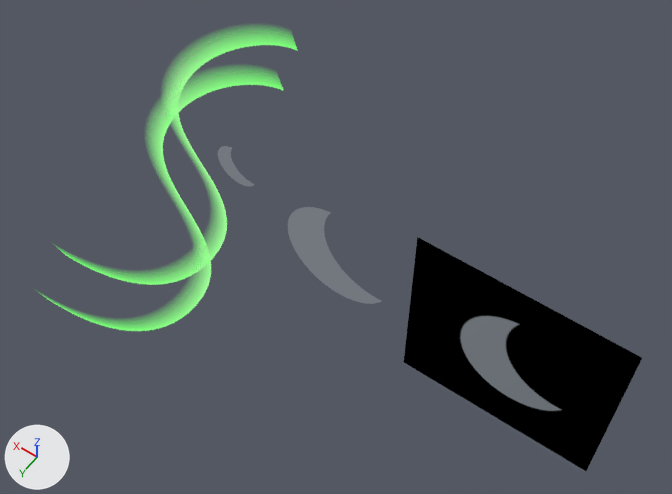
What one commit did to the Blender file src/images/aurora-icon.blend.
One viewpoint serves both versions: a 50 mm camera at (-0.98, 2.16, 3.95) aimed at (0.59, -0.03, 0.51). Arrows for +X, +Y and +Z are at lower left; the lights stay in place.

The older version as bpy lines, for what is in view:
```python
ob_aurora_borealis = bpy.data.objects.new('Aurora Borealis', cu_béziercurve_001)
ob_aurora_borealis.location = (1.41, 0.0, 0.518)
ob_aurora_borealis.rotation_euler = (0.0, 0.286, 1.571)  # degrees (0, 16, 90)
ob_aurora_borealis.scale = (0.305, 0.305, 0.305)
ob_aurora_borealis_ii = bpy.data.objects.new('Aurora Borealis II', cu_béziercurve_001)
ob_aurora_borealis_ii.location = (1.484, -0.22, 0.594)
ob_aurora_borealis_ii.rotation_euler = (0.0, 0.286, 1.571)  # degrees (0, 16, 90)
ob_aurora_borealis_ii.scale = (0.305, 0.305, 0.305)
ob_moon = bpy.data.objects.new('Moon', cu_curve)
ob_moon.location = (0.09, 0.0, -0.043)
ob_moon.rotation_euler = (1.571, 0.0, 0.0)  # degrees (90, 0, 0)
ob_moon.scale = (36.6, 36.6, 36.6)
ob_moon_png = bpy.data.objects.new('Moon PNG', me_clearsky_night)
ob_moon_png.location = (-0.351, 0.0, 0.431)
ob_moon_png.rotation_euler = (1.571, 0.0, 0.0)  # degrees (90, 0, 0)
ob_small_moon = bpy.data.objects.new('Small Moon', cu_curve_001)
ob_small_moon.location = (1.149, 0.0, 0.726)
ob_small_moon.rotation_euler = (1.571, 0.0, 0.0)  # degrees (90, 0, 0)
ob_small_moon.scale = (14.5, 14.5, 14.5)
```
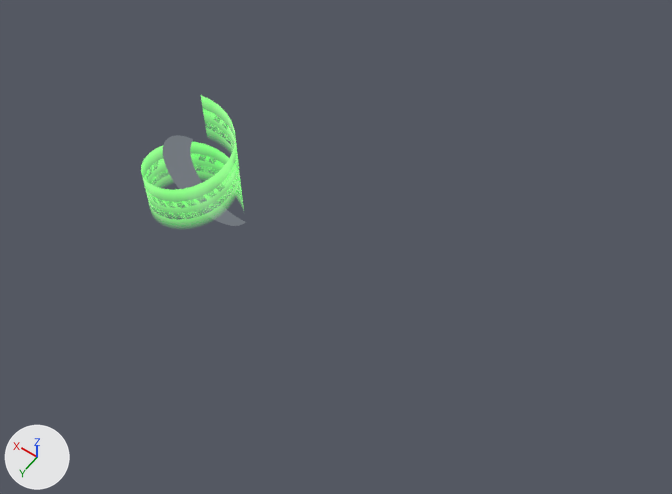
Commit message: New Aurora icons
Hoping these blend in better with the rest of the icons.

What changed in the scene script:
```text
Change mat_norhtern_light:
    where n5 = _N.new('ShaderNodeMapRange'); n5.name = 'Map Range'
    remove n5.inputs[3].default_value = 1.0  # 'To Min'
    remove n5.inputs[4].default_value = 0.0  # 'To Max'
    add n5.clamp = False
    add n5.inputs[2].default_value = 0.06  # 'From Max'
    where n4 = _N.new('ShaderNodeSeparateXYZ'); n4.name = 'Separate XYZ'
    where n2 = _N.new('ShaderNodeTexGradient'); n2.name = 'Gradient Texture'
    remove _L.new(n4.outputs[1], n2.inputs[0])  # 'Y' to 'Vector'
    add _L.new(n4.outputs[0], n2.inputs[0])  # 'X' to 'Vector'
Change cu_curve:
    where _sp = cu_curve.splines.new('BEZIER'); _sp.bezier_points.add(9)
    remove _sp.bezier_points.foreach_set('co', [0.0137, 0.0226, 0.0, 0.0148, 0.0185, 0.0, 0.0124, 0.0128, 0.0, 0.00669, 0.0105, 0.0, 0.00564, 0.0105, 0.0, 0.00971, 0.00705, 0.0, 0.0151, 0.00688, 0.0, 0.0193, 0.0101, 0.0, 0.0207, 0.0153, 0.0, 0.0184, 0.0202, 0.0])
    remove _sp.bezier_points.foreach_set('handle_left', [0.0155, 0.0223, 0.0, 0.0148, 0.02, 0.0, 0.0139, 0.0143, 0.0, 0.00883, 0.0105, 0.0, 0.00599, 0.0105, 0.0, 0.008, 0.00772, 0.0, 0.0133, 0.00633, 0.0, 0.0183, 0.00857, 0.0, 0.0208, 0.0135, 0.0, 0.0197, 0.0188, 0.0])
    remove _sp.bezier_points.foreach_set('handle_right', [0.0144, 0.0213, 0.0, 0.0148, 0.0164, 0.0, 0.0109, 0.0113, 0.0, 0.00634, 0.0105, 0.0, 0.00656, 0.00895, 0.0, 0.0114, 0.00639, 0.0, 0.0168, 0.00744, 0.0, 0.0204, 0.0116, 0.0, 0.0205, 0.0171, 0.0, 0.0172, 0.0215, 0.0])
    add _sp.bezier_points.foreach_set('co', [-0.000157, 0.00926, 0.0, 0.000935, 0.00522, 0.0, -0.00143, -0.000489, 0.0, -0.00714, -0.00285, 0.0, -0.00818, -0.00278, 0.0, -0.00411, -0.00626, 0.0, 0.00124, -0.00643, 0.0, 0.00552, -0.00321, 0.0, 0.00684, 0.00197, 0.0, 0.00462, 0.00685, 0.0])
    add _sp.bezier_points.foreach_set('handle_left', [0.00166, 0.00902, 0.0, 0.000935, 0.00664, 0.0, 0.000084, 0.00102, 0.0, -0.005, -0.00285, 0.0, -0.00784, -0.00283, 0.0, -0.00583, -0.0056, 0.0, -0.000513, -0.00699, 0.0, 0.0045, -0.00474, 0.0, 0.007, 0.000145, 0.0, 0.0059, 0.00552, 0.0])
    add _sp.bezier_points.foreach_set('handle_right', [0.000558, 0.00803, 0.0, 0.000935, 0.00308, 0.0, -0.00294, -0.002, 0.0, -0.00749, -0.00285, 0.0, -0.00726, -0.00437, 0.0, -0.0024, -0.00693, 0.0, 0.00299, -0.00588, 0.0, 0.00654, -0.00169, 0.0, 0.00668, 0.0038, 0.0, 0.00335, 0.00817, 0.0])
Remove ob_aurora_borealis:
    ob_aurora_borealis = bpy.data.objects.new('Aurora Borealis', cu_béziercurve_001)
Remove ob_aurora_borealis_ii:
    ob_aurora_borealis_ii = bpy.data.objects.new('Aurora Borealis II', cu_béziercurve_001)
Change ob_moon:
    ob_moon.location: (0.09, 0.0, -0.043) -> (1.403, 0.0, 0.445)
    ob_moon.scale: (36.6, 36.6, 36.6) -> (34.9, 34.9, 34.9)
Remove ob_small_moon:
    ob_small_moon = bpy.data.objects.new('Small Moon', cu_curve_001)
Change ob_moon_png:
    ob_moon_png.location: (-0.351, 0.0, 0.431) -> (1.414, 0.222, 0.471)
    add ob_moon_png.hide_render = True
Add ob_aurora_borealis__high_2:
    ob_aurora_borealis__high_2 = bpy.data.objects.new('Aurora Borealis, high 2', me_plane_002)  # 68 vertices, 33 faces; spans x -0.28..1.98, y -1.0..1.0, z -1.0..1.0
    ob_aurora_borealis__high_2.location = (1.453, 0.0, 0.57)
    ob_aurora_borealis__high_2.rotation_euler = (0.365, 4.712, 0.0)  # degrees (21, 270, 0)
    ob_aurora_borealis__high_2.scale = (-0.239, -0.239, -0.239)
Add ob_aurora_borealis__high_1:
    ob_aurora_borealis__high_1 = bpy.data.objects.new('Aurora Borealis, high 1', me_plane_002.copy())
    ob_aurora_borealis__high_1.location = (1.453, 0.0, 0.74)
    ob_aurora_borealis__high_1.rotation_euler = (0.365, 4.712, 0.0)  # degrees (21, 270, 0)
    ob_aurora_borealis__high_1.scale = (-0.239, -0.239, -0.239)
Add ob_aurora_borealis__low:
    ob_aurora_borealis__low = bpy.data.objects.new('Aurora Borealis, low', me_plane_002.copy())
    ob_aurora_borealis__low.location = (1.453, 0.0, 0.652)
    ob_aurora_borealis__low.rotation_euler = (0.365, 4.712, 0.0)  # degrees (21, 270, 0)
    ob_aurora_borealis__low.scale = (-0.239, -0.239, -0.239)
```

Where the change shows, as pixel boxes (x1, y1, x2, y2) in the pictures (672 x 494 px):
'Moon PNG', hidden (black)
    before: (404, 237, 642, 471)
'Moon', reshaped, moved, rescaled (12% narrower, 6% shorter)
    before: (288, 207, 381, 304)
    after: (163, 135, 245, 226)
'Aurora Borealis', deleted
    before: (41, 74, 284, 331)
'Aurora Borealis II', deleted
    before: (59, 34, 298, 285)
'Aurora Borealis, high 1', added
    after: (141, 95, 241, 200)
'Aurora Borealis, low', added
    after: (144, 109, 242, 212)
'Aurora Borealis, high 2', added
    after: (147, 122, 244, 223)
'Small Moon', deleted
    before: (218, 146, 255, 187)
